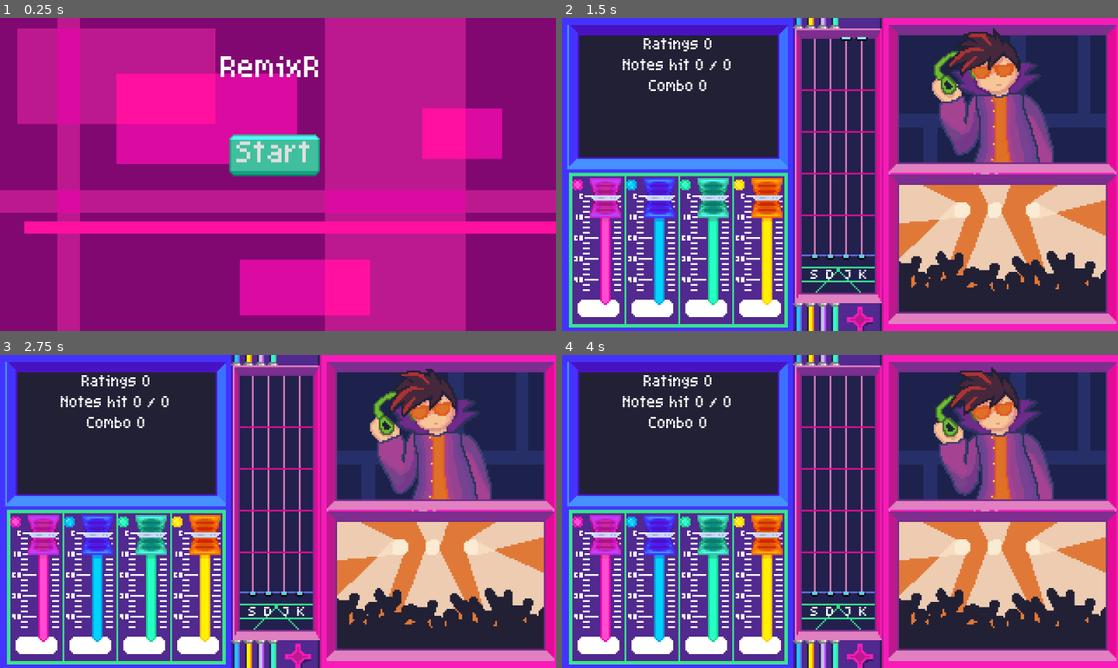
Above: before the commit, frames 1-4 (two rows, left to right).
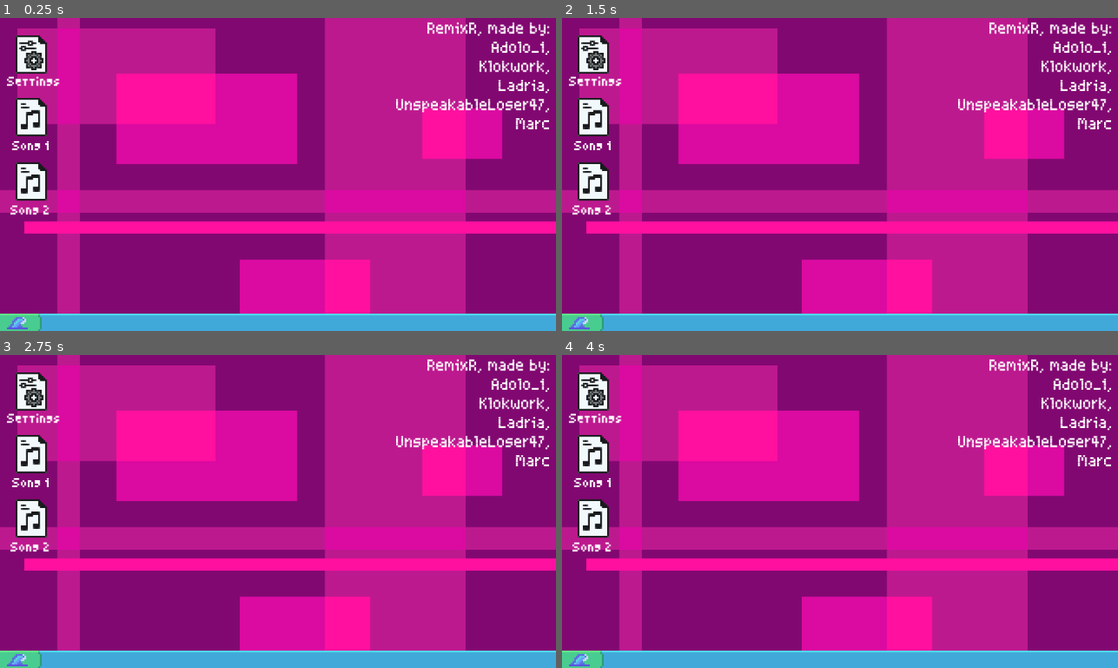
Above: after the commit, the same moments.

Repository: Cheese-Sandwich-Games/Wejammin
Game: Godot game, scene res://Scenes/menu.tscn
Two runs of this game, one before a commit and one after it. Both use one fixed random seed, a clock stepped at 60 frames per second and the inputs below. Sound files missing from this copy of the repository are replaced by a short silence.
Inputs (mouse positions are in pixels of both pictures, inside the frame that each line leads up to):
- Up to frame 1 (0.25 s): no input
- Up to frame 2 (1.5 s): click (834, 155) at 0.5 s, where only the run before the commit has a clickable "Start"; move the mouse to (962, 158) at 1.27 s; hold 3 (toggle_arp) from 1.28 s (still down); click (962, 158) at 1.42 s
- Up to frame 3 (2.75 s): release 3 (toggle_arp) at 2 s; click (272, 492) at 2 s, where only the run before the commit has a clickable "Start"
- Up to frame 4 (4 s): move the mouse to (728, 527) at 2.77 s; tap 1 (toggle_bass) at 2.85 s; click (728, 527) at 2.92 s; click (834, 492) at 3.5 s, where only the run before the commit has a clickable "Start"

The runs differ from the first frame. In frame 1, 12% of the frame differs, in the area x 0-100%, y 1-100%; in frame 2, 98%, in the area x 0-100%, y 0-100%; in frame 3, 98%; in frame 4, 98%.

Commit message:
Add desktop main menu

Diff:
--- a/Scenes/menu.gd
+++ b/Scenes/menu.gd
@@ -1,6 +1 @@
 extends Node2D
-
-
-func _on_start_button_pressed() -> void:
-	Conductor.play_song()
-	get_tree().change_scene_to_file("res://Scenes/main.tscn")
--- a/Scenes/menu.tscn
+++ b/Scenes/menu.tscn
@@ -1,13 +1,12 @@
-[gd_scene load_steps=7 format=3 uid="uid://tpwwchdtu1yt"]
+[gd_scene load_steps=8 format=3 uid="uid://tpwwchdtu1yt"]
 
 [ext_resource type="Script" uid="uid://bm6dq7rgar4" path="res://Scenes/menu.gd" id="1_158mb"]
 [ext_resource type="Texture2D" uid="uid://f43huv61u2pq" path="res://Assets/MenuBG.png" id="1_xhh6f"]
 [ext_resource type="FontFile" uid="uid://nugvgdqe6t6c" path="res://Assets/Fonts/Gamey Pixels/Gamey Pixels.ttf" id="2_xhh6f"]
-[ext_resource type="StyleBox" uid="uid://pydtmdphabjf" path="res://User Interface/button_theme.tres" id="3_cayip"]
-
-[sub_resource type="StyleBoxEmpty" id="StyleBoxEmpty_158mb"]
-
-[sub_resource type="StyleBoxEmpty" id="StyleBoxEmpty_wwsa2"]
+[ext_resource type="Texture2D" uid="uid://c4td1shof6k31" path="res://Assets/taskbar.png" id="5_wwsa2"]
+[ext_resource type="Texture2D" uid="uid://dfd4lcdlgrx5j" path="res://Assets/settings_file.png" id="6_q3rjx"]
+[ext_resource type="FontFile" uid="uid://d8fssplohxbk" path="res://Assets/Fonts/Gamey Pixels/Gamey Pixels Tiny.ttf" id="7_6swd7"]
+[ext_resource type="PackedScene" uid="uid://dadvl1s7hj41x" path="res://User Interface/song_file.tscn" id="8_6swd7"]
 
 [node name="Menu" type="Node2D"]
 script = ExtResource("1_158mb")
@@ -17,25 +16,53 @@
 centered = false
 
 [node name="GameNameLabel" type="Label" parent="."]
-offset_left = 110.0
-offset_top = 22.0
-offset_right = 202.0
-offset_bottom = 45.0
+offset_left = 225.0
+offset_top = 3.0
+offset_right = 317.0
+offset_bottom = 66.0
 theme_override_fonts/font = ExtResource("2_xhh6f")
-text = "RemixR"
-horizontal_alignment = 1
+theme_override_font_sizes/font_size = 8
+text = "RemixR, made by:
+Adolo_1,
+Klokwork,
+Ladria,
+UnspeakableLoser47,
+Marc"
+horizontal_alignment = 2
 
-[node name="StartButton" type="Button" parent="."]
-offset_left = 132.0
-offset_top = 67.0
-offset_right = 184.0
-offset_bottom = 91.0
-theme_override_fonts/font = ExtResource("2_xhh6f")
-theme_override_styles/normal = ExtResource("3_cayip")
-theme_override_styles/pressed = ExtResource("3_cayip")
-theme_override_styles/hover = ExtResource("3_cayip")
-theme_override_styles/disabled = SubResource("StyleBoxEmpty_158mb")
-theme_override_styles/focus = SubResource("StyleBoxEmpty_wwsa2")
-text = "Start"
+[node name="Taskbar" type="Sprite2D" parent="."]
+position = Vector2(0, 170)
+texture = ExtResource("5_wwsa2")
+centered = false
 
-[connection signal="pressed" from="StartButton" to="." method="_on_start_button_pressed"]
+[node name="SettingsFile" type="TextureRect" parent="."]
+offset_left = 9.0
+offset_top = 10.0
+offset_right = 27.0
+offset_bottom = 32.0
+texture = ExtResource("6_q3rjx")
+stretch_mode = 2
+
+[node name="Label" type="Label" parent="SettingsFile"]
+layout_mode = 1
+offset_left = -5.0
+offset_top = 23.0
+offset_right = 35.0
+offset_bottom = 46.0
+theme_override_fonts/font = ExtResource("7_6swd7")
+theme_override_font_sizes/font_size = 8
+text = "Settings"
+
+[node name="SongFile1" parent="." instance=ExtResource("8_6swd7")]
+offset_left = 9.0
+offset_top = 46.0
+offset_right = 27.0
+offset_bottom = 68.0
+song_name = "Song 1"
+
+[node name="SongFile2" parent="." instance=ExtResource("8_6swd7")]
+offset_left = 9.0
+offset_top = 83.0
+offset_right = 27.0
+offset_bottom = 105.0
+song_name = "Song 2"
--- /dev/null
+++ b/Scenes/song_file.gd
@@ -0,0 +1,18 @@
+extends TextureRect
+
+
+@export var song_name: String = "Song name"
+@export var song_data: SongData
+
+@onready var name_label = $NameLabel
+
+
+func _ready() -> void:
+	name_label.text = song_name
+
+
+func _on_gui_input(event: InputEvent) -> void:
+	if event is InputEventMouseButton:
+		if event.double_click and event.button_index == MOUSE_BUTTON_LEFT:
+			Conductor.play_song()
+			get_tree().change_scene_to_file("res://Scenes/main.tscn")
--- /dev/null
+++ b/User Interface/song_file.tscn
@@ -0,0 +1,27 @@
+[gd_scene load_steps=4 format=3 uid="uid://dadvl1s7hj41x"]
+
+[ext_resource type="Texture2D" uid="uid://cbd6bmsivok6x" path="res://Assets/music_file.png" id="1_rie5i"]
+[ext_resource type="Script" uid="uid://bgdbescje0iqc" path="res://Scenes/song_file.gd" id="2_lerln"]
+[ext_resource type="FontFile" uid="uid://d8fssplohxbk" path="res://Assets/Fonts/Gamey Pixels/Gamey Pixels Tiny.ttf" id="3_at0g3"]
+
+[node name="SongFile" type="TextureRect"]
+offset_left = 10.0
+offset_top = 6.0
+offset_right = 28.0
+offset_bottom = 28.0
+texture = ExtResource("1_rie5i")
+stretch_mode = 2
+script = ExtResource("2_lerln")
+
+[node name="NameLabel" type="Label" parent="."]
+layout_mode = 0
+offset_left = -17.0
+offset_top = 24.0
+offset_right = 35.0
+offset_bottom = 32.0
+theme_override_fonts/font = ExtResource("3_at0g3")
+theme_override_font_sizes/font_size = 8
+text = "Song"
+horizontal_alignment = 1
+
+[connection signal="gui_input" from="." to="." method="_on_gui_input"]
--- a/default_bus_layout.tres
+++ b/default_bus_layout.tres
@@ -1,12 +1,12 @@
 [gd_resource type="AudioBusLayout" format=3 uid="uid://bqb3og6e11cg4"]
 
 [resource]
-bus/0/volume_db = -33.002224
+bus/0/volume_db = 0.46499825
 bus/1/name = &"arp"
 bus/1/solo = false
 bus/1/mute = false
 bus/1/bypass_fx = false
-bus/1/volume_db = 0.0
+bus/1/volume_db = 0.46499825
 bus/1/send = &"Master"
 bus/2/name = &"bass"
 bus/2/solo = false
Binary file added: Assets/music_file.png
Not shown, added: Assets/music_file.png.import
Binary file added: Assets/settings_file.png
Not shown, added: Assets/settings_file.png.import
Binary file added: Assets/taskbar.png
Not shown, added: Assets/taskbar.png.import
Not shown, added: Scenes/song_file.gd.uid
